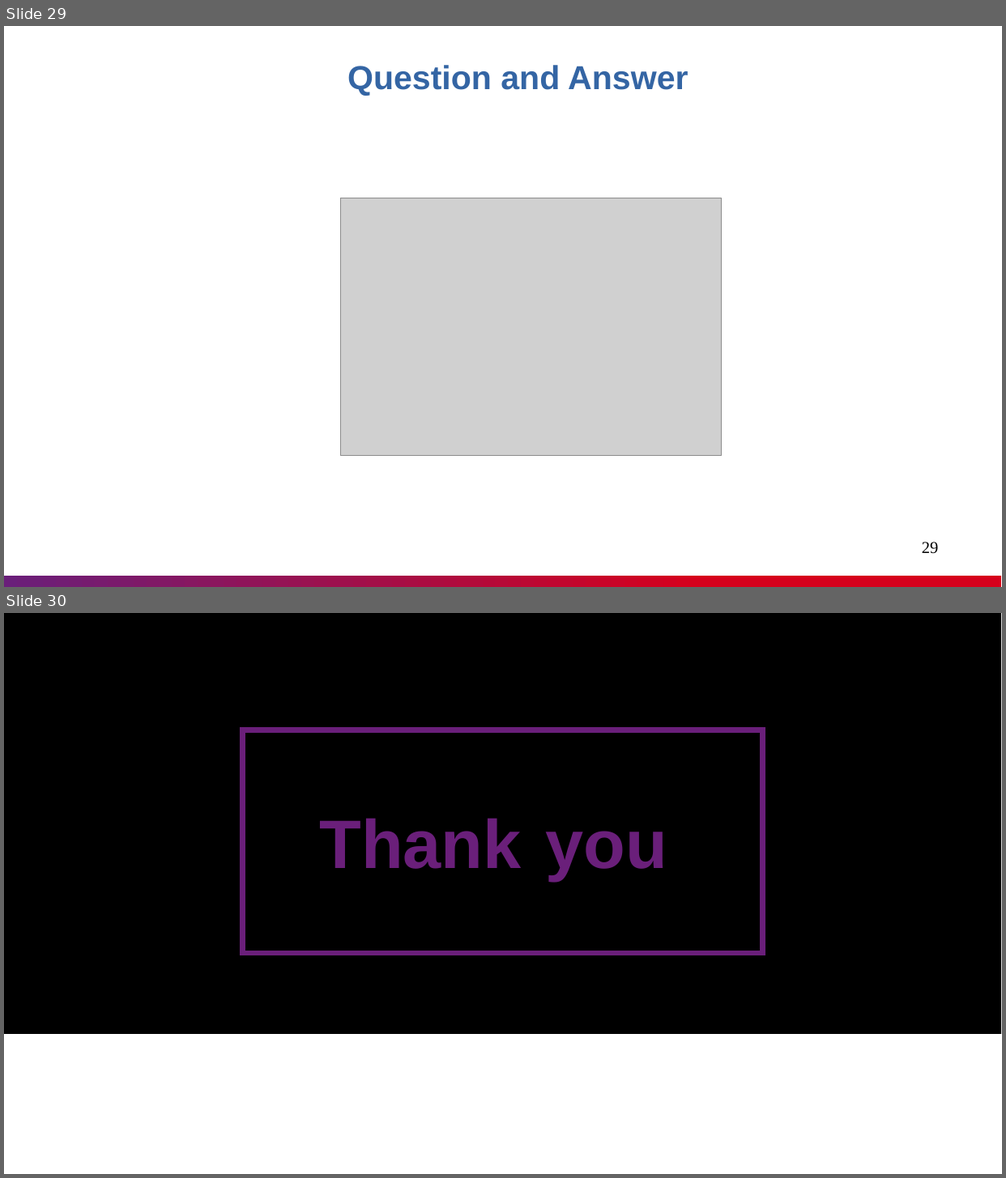
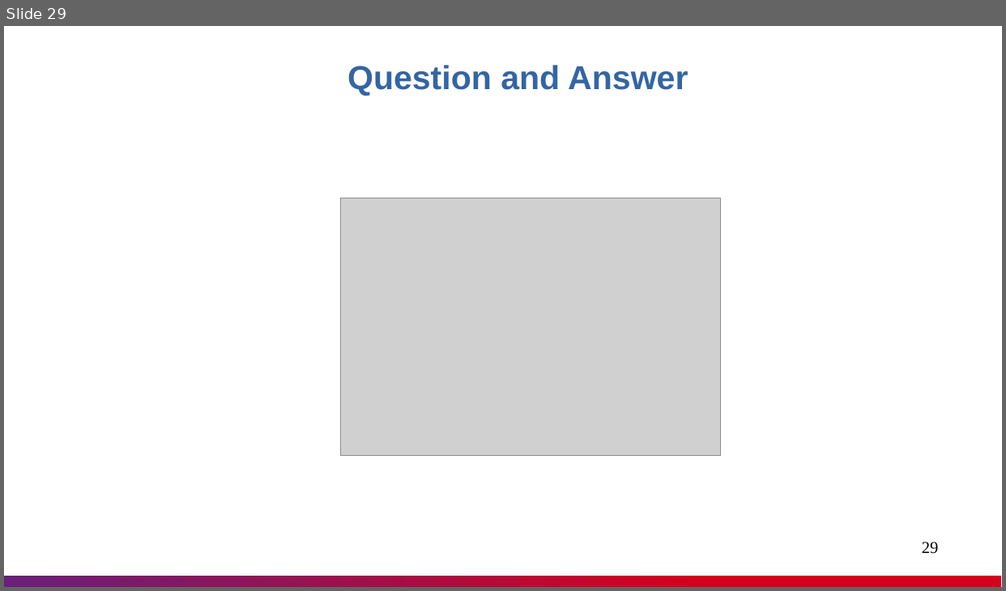
Before and after one commit to nashtech-garage/kubernetes, a slide deck: documents/K8s_Knowledge_Sharing.pptx. Shown one above the other, each under a label of ours: slides 29 and 30 before the commit, slide 29 after it. The pictures are 1006x1178 and 1006x591 pixels, drawn with LibreOffice and Linux fonts; fonts in the diff are those of the drawing; grey boxes stand for pictures; background and template pictures are left out. Boxes give left, top, right and bottom in pixels: in the first picture for what was removed or moved away, otherwise in the second. Text is boxed around its words. In the diff, an @@ line names an element or a change of style, - is before the commit and + after.

```diff
--- a/documents/K8s_Knowledge_Sharing.pptx
+++ b/documents/K8s_Knowledge_Sharing.pptx
@@ slide 30 removed at [4,613,1002,1174], background #FFFFFF @@
@@ rectangle removed at [4,613,1002,1034] @@
@@ rectangle removed at [243,730,763,954] @@
@@ text removed at [319,818,667,881] @@
-Thank you
```
Also in this commit, not shown: 4 slides changed, 1 slide added, 1 other file.
